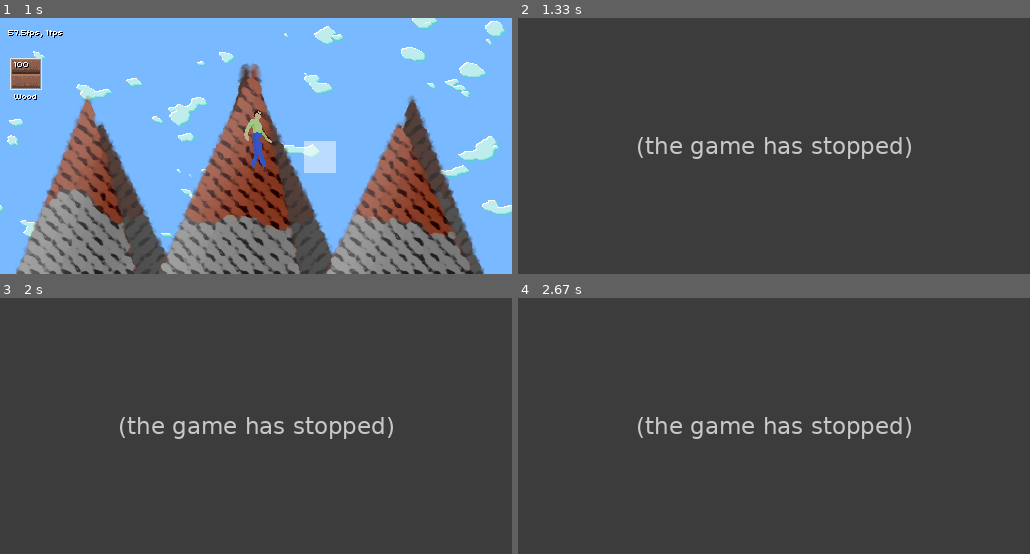
Above: before the commit, frames 1-4 (two rows, left to right).
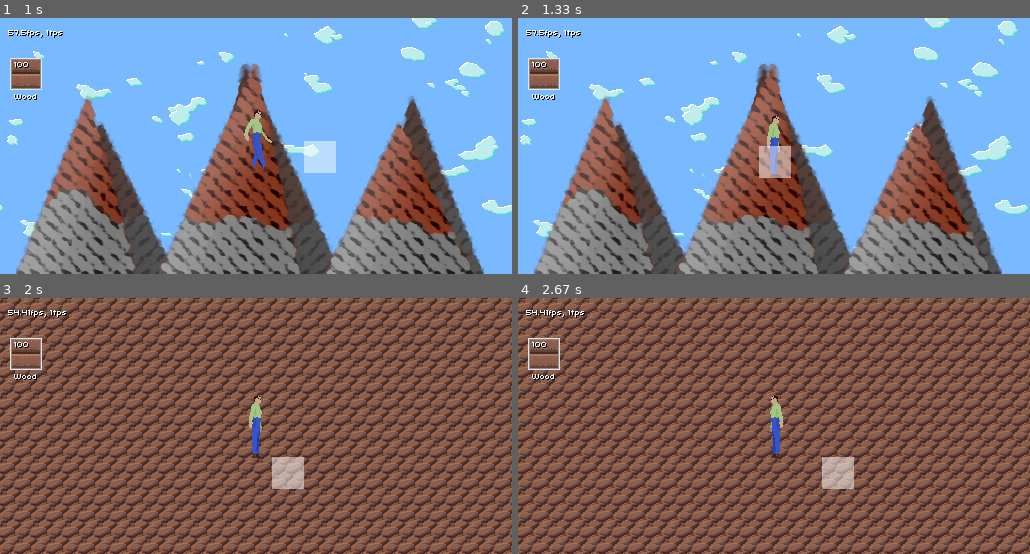
Above: after the commit, the same moments.

Repository: tumbagame/tumba
Game: pygame game, started from main.py
Two runs of this game, one before a commit and one after it. Both use one fixed random seed, a clock stepped at 60 frames per second and the inputs below.
Inputs (mouse positions are in pixels of both pictures, inside the frame that each line leads up to):
- Up to frame 1 (1 s): click (66, 105) at 0.38 s; hold D from 0.67 s (still down); move the mouse to (419, 138) at 0.7 s
- Up to frame 2 (1.33 s): release D at 1.13 s; hold W from 1.17 s (still down); move the mouse to (651, 148) at 1.2 s; tap F at 1.23 s
- Up to frame 3 (2 s): release W at 1.47 s; hold D 1.5-1.97 s; move the mouse to (307, 482) at 1.53 s; tap F at 1.57, 1.87 s
- Up to frame 4 (2.67 s): hold A 2-2.53 s; move the mouse to (615, 484) at 2.03 s; tap F at 2.07, 2.37, 2.63 s; hold S from 2.57 s (still down); move the mouse to (963, 515) at 2.6 s

Frame 1 is identical in both runs. In frame 2, 92% of the frame differs, in the area x 0-100%, y 0-100%; in frame 3, 82%; in frame 4, 82%.
Error before the commit: NameError: name 'version' is not defined (game.py line 173); the game stopped at 1.18 s (later frames are placeholders)

Commit message:
Import version

Diff:
--- a/game.py
+++ b/game.py
@@ -8,6 +8,7 @@
 from time import sleep
 from control import BoolTrigger
 import blockprop
+import version
 
 
 class Game:
